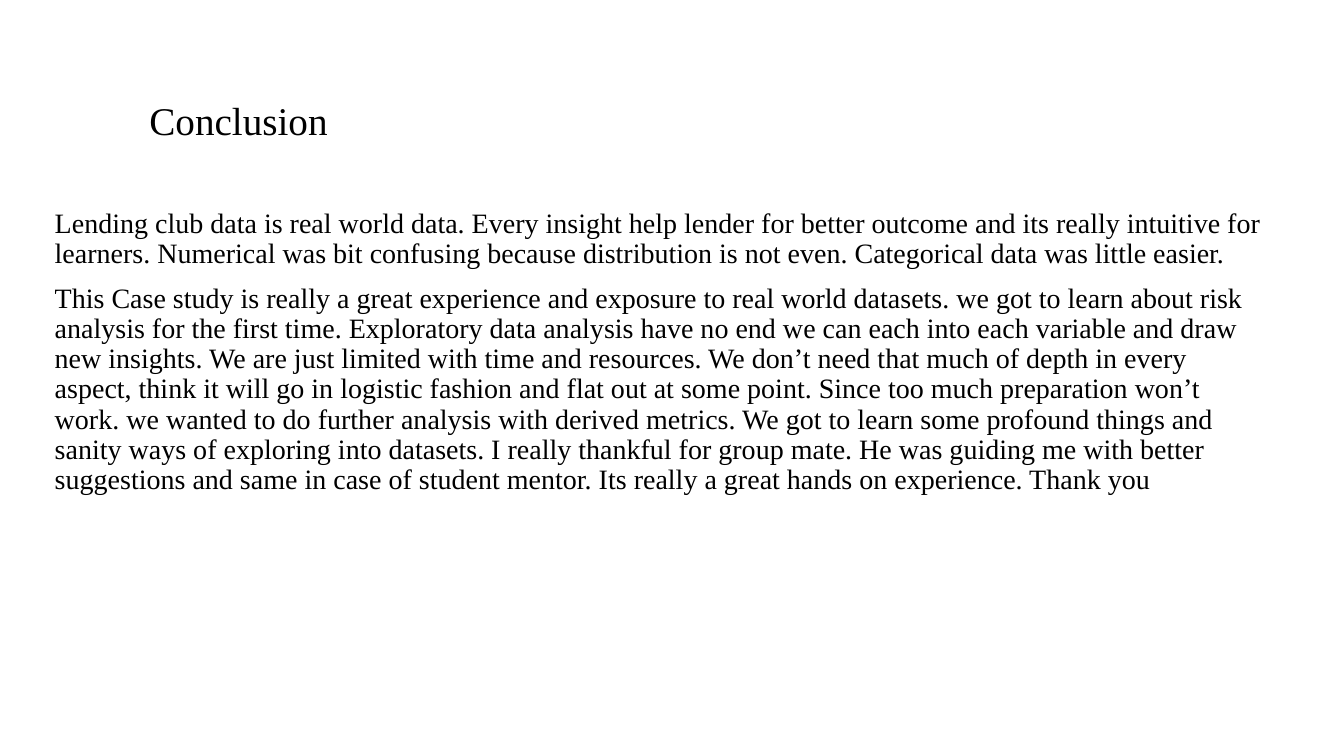
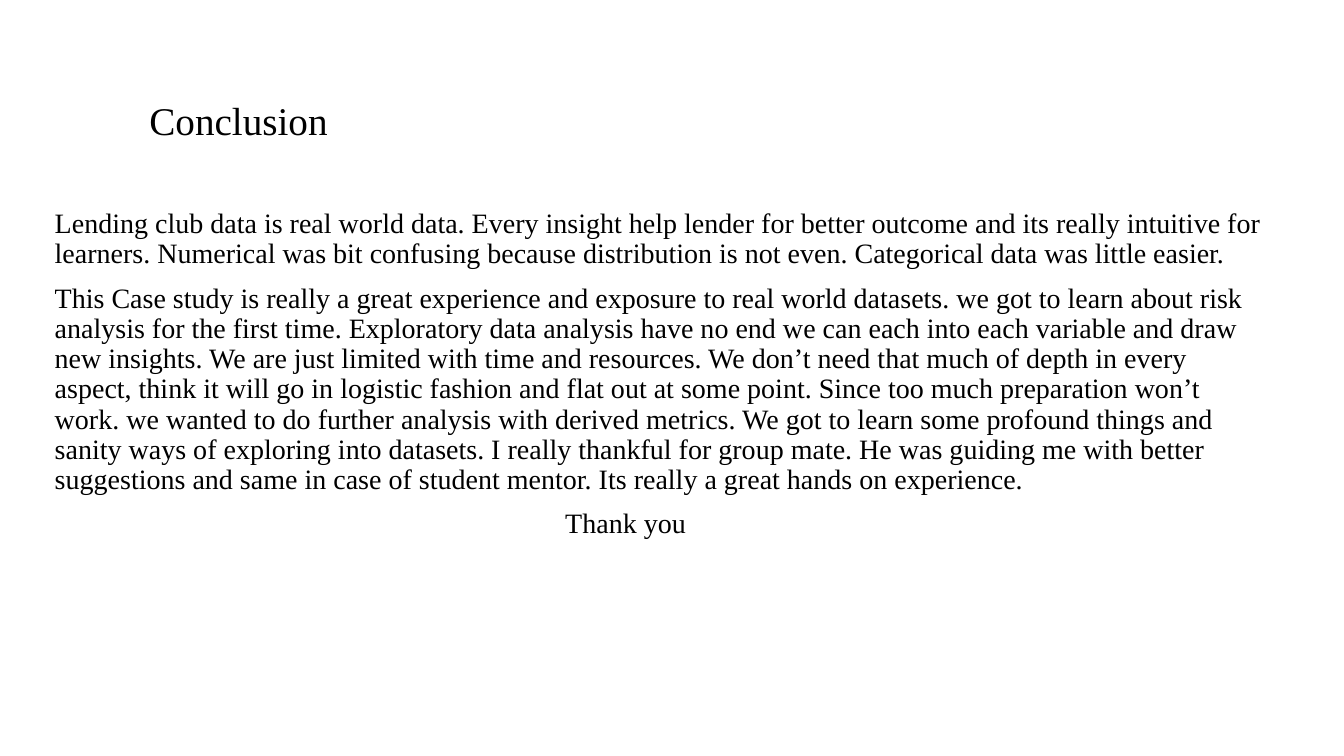
Before and after one commit to jagadeesh-gajula/Lending-club-case-study, a slide deck: slide 15 of INVEST.pptx. Drawn at 1344x756 pixels with LibreOffice and Linux fonts; fonts in the diff are those of the drawing; background and template pictures are left out. Boxes give left, top, right and bottom in pixels: in the first picture for what was removed or moved away, otherwise in the second. Text is boxed around its words. In the diff, an @@ line names an element or a change of style, - is before the commit and + after.

```diff
--- a/INVEST.pptx
+++ b/INVEST.pptx
@@ text at (55,288,1242,539): text changed @@
-This Case study is really a great experience and exposure to real world datasets. we got to learn about risk analysis for the first time. Exploratory data analysis have no end we can each into each variable and draw new insights. We are just limited with time and resources. We don’t need that much of depth in every aspect, think it will go in logistic fashion and flat out at some point. Since too much preparation won’t work. we wanted to do further analysis with derived metrics. We got to learn some profound things and sanity ways of exploring into datasets. I really thankful for group mate. He was guiding me with better suggestions and same in case of student mentor. Its really a great hands on experience. Thank you
+This Case study is really a great experience and exposure to real world datasets. we got to learn about risk analysis for the first time. Exploratory data analysis have no end we can each into each variable and draw new insights. We are just limited with time and resources. We don’t need that much of depth in every aspect, think it will go in logistic fashion and flat out at some point. Since too much preparation won’t work. we wanted to do further analysis with derived metrics. We got to learn some profound things and sanity ways of exploring into datasets. I really thankful for group mate. He was guiding me with better suggestions and same in case of student mentor. Its really a great hands on experience.
+Thank you
```
Also in this commit, not shown: 1 other slide changed.
